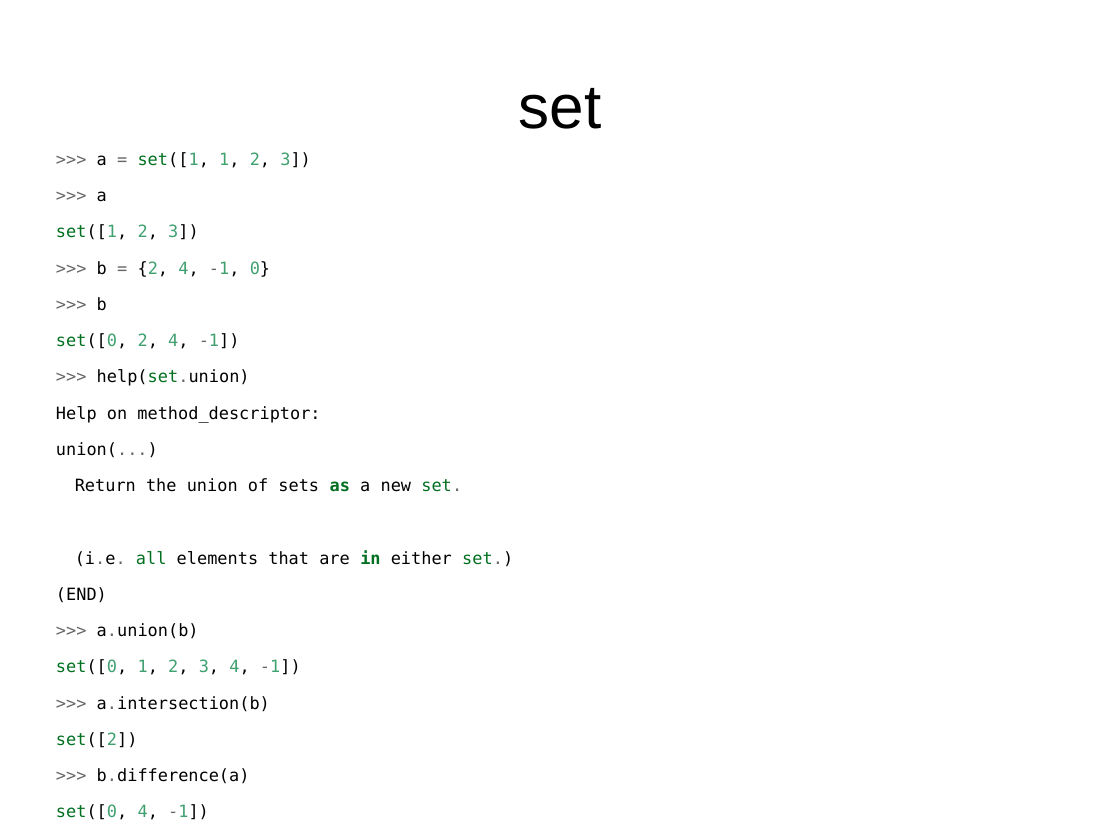
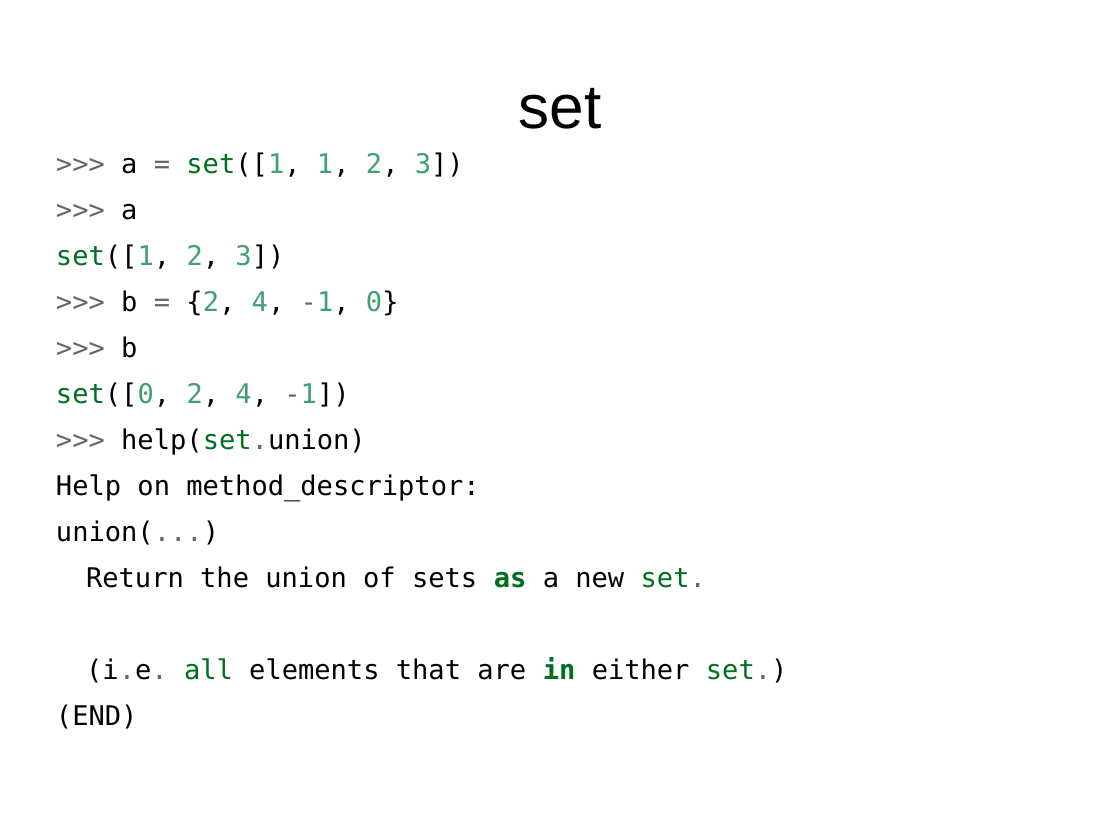
Before and after one commit to RoPython/ropython-presentations, a slide deck: slide 11 of cmiN/1/intro.odp (slide 8 before the commit). Drawn at 1120x840 pixels with LibreOffice and Linux fonts; fonts in the diff are those of the drawing. Boxes give left, top, right and bottom in pixels: in the first picture for what was removed or moved away, otherwise in the second. Text is boxed around its words. In the diff, an @@ line names an element or a change of style, - is before the commit and + after.

```diff
--- a/cmiN/1/intro.odp
+++ b/cmiN/1/intro.odp
@@ text ">>> a = set([1, 1, ..." at [56, 152, 788, 729]: size 12 to 19.2 pt @@
@@ text at [56, 623, 301, 820]: paragraphs removed @@
->>> a.union(b)
-set([0, 1, 2, 3, 4, -1])
->>> a.intersection(b)
-set([2])
->>> b.difference(a)
-set([0, 4, -1])
->>>
```
Also in this commit, not shown: 8 other slides changed, 20 slides added, 1 slide removed.
